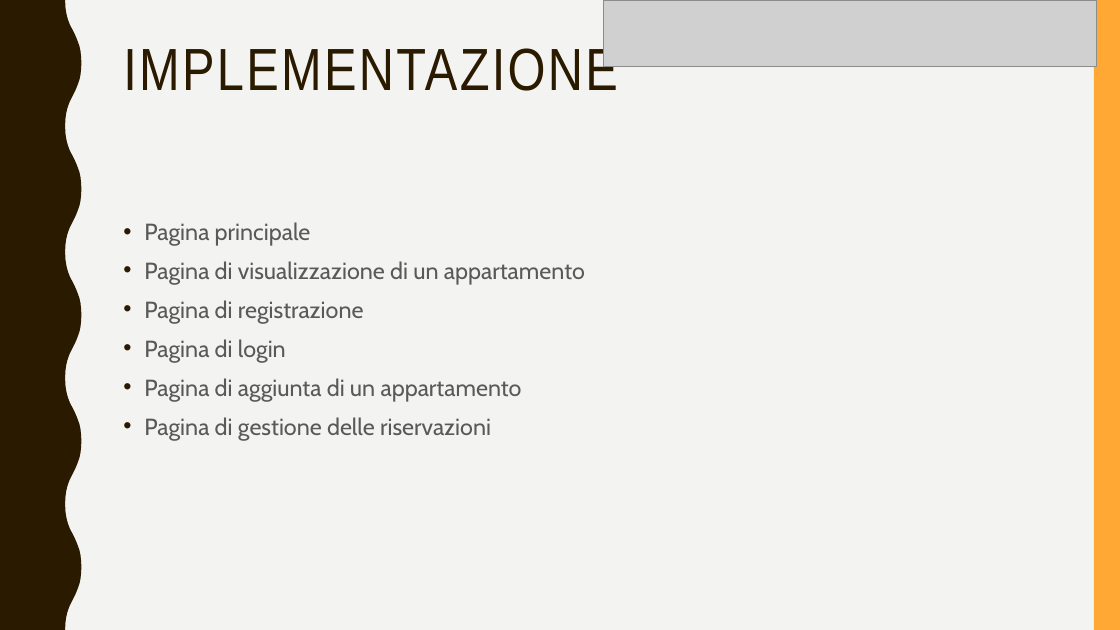
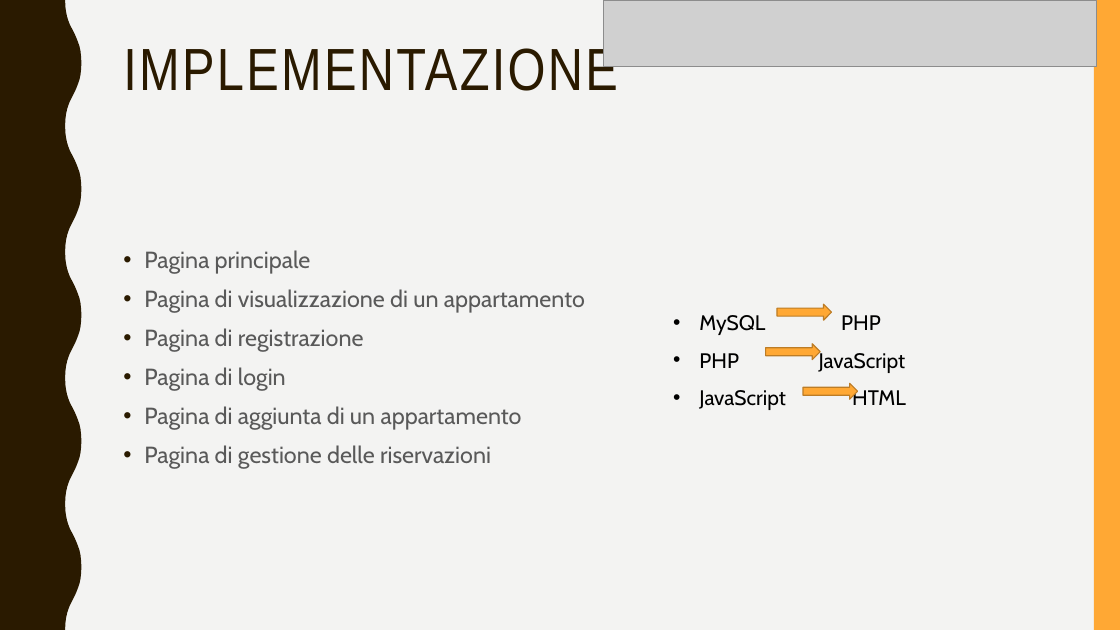
Before and after one commit to Dominelli/GestioneAppartamenti, a slide deck: slide 10 of Documentazione/Gestione appartamenti.pptx. Drawn at 1120x630 pixels with LibreOffice and Linux fonts; fonts in the diff are those of the drawing; grey boxes stand for pictures. Boxes give left, top, right and bottom in pixels: in the first picture for what was removed or moved away, otherwise in the second. Text is boxed around its words. In the diff, an @@ line names an element or a change of style, - is before the commit and + after.

```diff
--- a/Documentazione/Gestione appartamenti.pptx
+++ b/Documentazione/Gestione appartamenti.pptx
@@ text "Pagina principale": place and size @@
-text "Pagina principale" at [144, 222, 585, 441]
+text "Pagina principale" at [144, 250, 585, 469]
@@ group added at [699, 304, 906, 410]: 3 right arrows, 1 text @@
+• MySQL PHP
+• PHP JavaScript
+• JavaScript HTML
```
Also in this commit, not shown: 3 other slides changed, 2 slides added.
